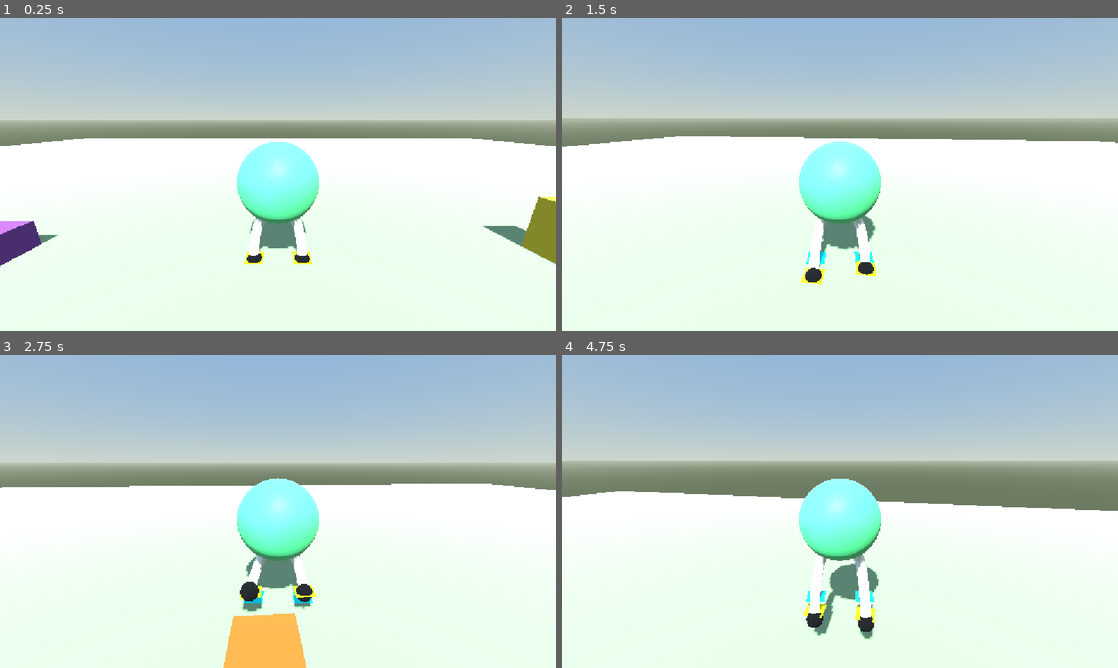
Above: before the commit, frames 1-4 (two rows, left to right).
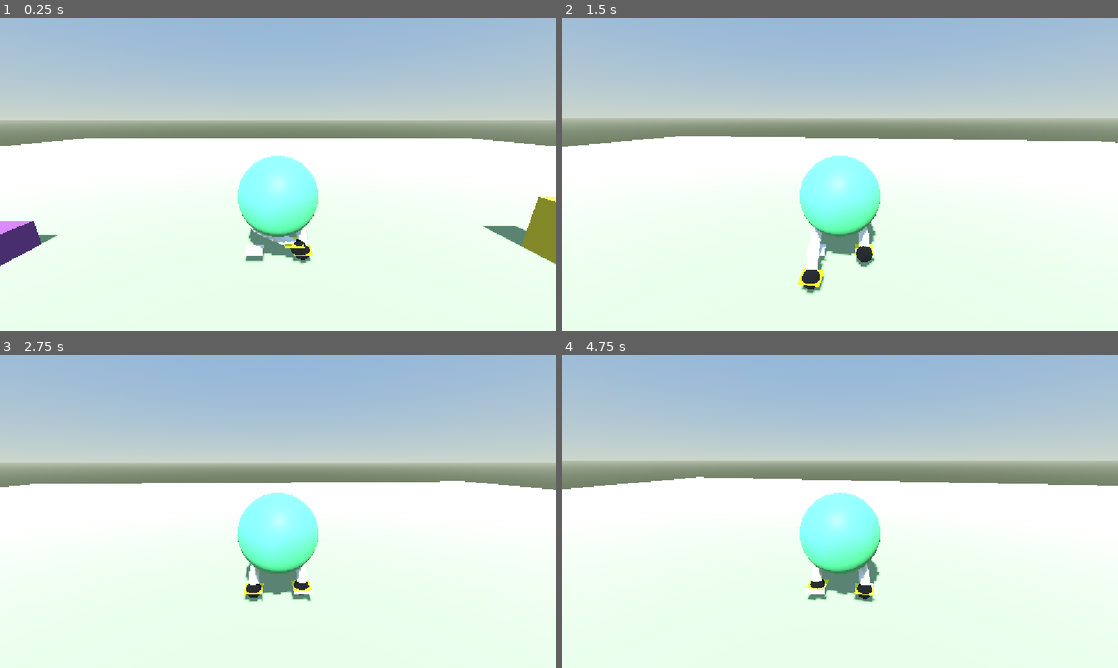
Above: after the commit, the same moments.

Repository: ar-bh/slingshot-boy
Game: Godot game, scene res://player/game.tscn
The game is run twice, just before and just after one commit, with the same random seed, the same clock (stepped at 60 frames per second) and the same inputs.
Inputs (mouse positions are in pixels of both pictures, inside the frame that each line leads up to):
- Up to frame 1 (0.25 s): no input
- Up to frame 2 (1.5 s): tap Enter at 0.5 s; move the mouse to (867, 174) at 0.52 s; hold W (move_forward) from 0.53 s (still down); tap Alt at 0.6 s; tap Space (jump, bound only before the commit) at 0.77 s; move the mouse to (812, 174) at 1.27 s; tap Shift at 1.35 s
- Up to frame 3 (2.75 s): keep holding W (move_forward); tap Space (jump, bound only before the commit) at 1.52 s; move the mouse to (289, 505) at 2.02 s; tap Alt at 2.1 s
- Up to frame 4 (4.75 s): keep holding W (move_forward); move the mouse to (834, 517) at 2.77 s; tap Shift at 2.85, 4.35 s; tap Space (jump, bound only before the commit) at 3.02, 3.77, 4.52 s; move the mouse to (878, 514) at 3.52 s; tap Alt at 3.6 s; move the mouse to (795, 508) at 4.27 s

The runs differ from the first frame. In frame 1, 3.2% of the frame differs, in the area x 42-58%, y 39-79%; in frame 2, 3.4%; in frame 3, 6.2%; in frame 4, 9.1%, in the area x 0-100%, y 38-92%.

Commit message:
procedural animation: legs go up and down and more forward

Diff:
--- a/player/leg.gd
+++ b/player/leg.gd
@@ -14,7 +14,7 @@
 var constant_pos_ref: Vector3
 var wish_pos: Vector3
 
-var distance_threshold := 1.0
+var distance_threshold := 0.5
 var _tween: Tween
 var _tween_right: Tween
 
@@ -44,31 +44,36 @@
 
 
 func _leg(leg: Node, side: float, tween: Tween) -> void:
-	var knee := Vector3(leg.get_node(^"Middle").position) + Vector3(side * bend, 0.0, 0.0)
-	_set_curve(leg, Vector3(leg.get_node(^"Beginning").position), knee, Vector3(leg.get_node(^"End").position))
-
-	if Engine.is_editor_hint():
-		return
-
-	var constant_foot: Node3D = leg.get_node(^"ConstantFoot")
-	var wish_foot: Node3D = leg.get_node(^"WishFoot")
-	var end: Node3D = leg.get_node(^"End")
-	constant_pos = constant_foot.global_position
-	wish_pos = wish_foot.global_position
-
-	end.global_position = wish_foot.global_position
-
-	if constant_pos.distance_to(wish_foot.global_position) >= distance_threshold:
-		if tween == null or not tween.is_running():
-			var from: Vector3 = wish_foot.global_position
-			tween = create_tween()
-			tween.tween_method(func(t: float) -> void:
-				wish_foot.global_position = from.lerp(constant_foot.global_position, t)
-				, 0.252, 1.0, 0.2)
-	if leg == $LeftLeg:
-		_tween = tween
-	else:
-		_tween_right = tween
+	if not Engine.is_editor_hint():
+		var constant_foot: Node3D = leg.get_node(^"ConstantFoot")
+		var wish_foot: Node3D = leg.get_node(^"WishFoot")
+		var end: Node3D = leg.get_node(^"End")
+		constant_pos = constant_foot.global_position
+		wish_pos = wish_foot.global_position
+		end.global_position = wish_foot.global_position
+		var other_busy := false
+		if leg == $LeftLeg and _tween_right != null and _tween_right.is_running():
+			other_busy = true
+		if leg == $RightLeg and _tween != null and _tween.is_running():
+			other_busy = true
+		if constant_pos.distance_to(wish_foot.global_position) >= distance_threshold and not other_busy:
+			if tween == null or not tween.is_running():
+				var from: Vector3 = wish_foot.global_position
+				tween = create_tween()
+				tween.tween_method(func(t: float) -> void:
+					var goal := constant_foot.global_position
+					var pos := from.lerp(goal, t)
+					pos.y += sin(t * PI) * 0.45
+					wish_foot.global_position = pos
+				, 0.0, 1.0, 0.2)
+		if leg == $LeftLeg:
+			_tween = tween
+		else:
+			_tween_right = tween
+	var hip := Vector3(leg.get_node(^"Beginning").position)
+	var foot := Vector3(leg.get_node(^"End").position)
+	var knee := Vector3(leg.get_node(^"Middle").position)
+	_set_curve(leg, hip, knee, foot)
 
 
 #region tube
--- a/player/slingshot_boy.tscn
+++ b/player/slingshot_boy.tscn
@@ -14,7 +14,7 @@
 
 [sub_resource type="Curve3D" id="Curve3D_bsi02"]
 _data = {
-"points": PackedVector3Array(0, 0, 0, 0, 0, 0, -0.36052638, 1.3401678, 0, 0, 0, 0, 0, 0, 0, -0.41355428, 1.2199274, 0.04013511, 0, 0, 0, 0, 0, 0, -0.46149668, 1.1039494, 0.072586335, 0, 0, 0, 0, 0, 0, -0.5043536, 0.9922341, 0.09735364, 0, 0, 0, 0, 0, 0, -0.542125, 0.88478136, 0.11443704, 0, 0, 0, 0, 0, 0, -0.57481086, 0.781591, 0.123836555, 0, 0, 0, 0, 0, 0, -0.60241127, 0.68266326, 0.12555216, 0, 0, 0, 0, 0, 0, -0.62492615, 0.587998, 0.11958387, 0, 0, 0, 0, 0, 0, -0.64235556, 0.4975952, 0.10593167, 0, 0, 0, 0, 0, 0, -0.6546995, 0.41145498, 0.084595576, 0, 0, 0, 0, 0, 0, -0.6619579, 0.32957727, 0.055575565, 0, 0, 0, 0, 0, 0, -0.66413087, 0.2519621, 0.018871665),
+"points": PackedVector3Array(0, 0, 0, 0, 0, 0, -0.277, 1.488, -0.19743726, 0, 0, 0, 0, 0, 0, -0.35186315, 1.4582776, -0.09512819, 0, 0, 0, 0, 0, 0, -0.4187924, 1.4120262, -0.00934803, 0, 0, 0, 0, 0, 0, -0.47778773, 1.3492459, 0.059903193, 0, 0, 0, 0, 0, 0, -0.52884924, 1.2699367, 0.112625495, 0, 0, 0, 0, 0, 0, -0.57197684, 1.1740986, 0.14881885, 0, 0, 0, 0, 0, 0, -0.6071706, 1.0617313, 0.1684833, 0, 0, 0, 0, 0, 0, -0.6344304, 0.93283534, 0.17161883, 0, 0, 0, 0, 0, 0, -0.65375626, 0.7874104, 0.15822542, 0, 0, 0, 0, 0, 0, -0.6651484, 0.6254566, 0.1283031, 0, 0, 0, 0, 0, 0, -0.6686066, 0.4469738, 0.08185184, 0, 0, 0, 0, 0, 0, -0.66413087, 0.2519621, 0.018871665),
 "tilts": PackedFloat32Array(0, 0, 0, 0, 0, 0, 0, 0, 0, 0, 0, 0)
 }
 point_count = 12
@@ -22,7 +22,6 @@
 [sub_resource type="StandardMaterial3D" id="StandardMaterial3D_u8yam"]
 
 [sub_resource type="StandardMaterial3D" id="StandardMaterial3D_wqx6k"]
-albedo_color = Color(0, 1, 1, 1)
 
 [sub_resource type="PlaneMesh" id="PlaneMesh_mn11d"]
 material = SubResource("StandardMaterial3D_wqx6k")
@@ -37,7 +36,7 @@
 
 [sub_resource type="Curve3D" id="Curve3D_right"]
 _data = {
-"points": PackedVector3Array(0, 0, 0, 0, 0, 0, 0.27746797, 1.4884853, 0, 0, 0, 0, 0, 0, 0, 0.35265782, 1.3300477, 0.04013511, 0, 0, 0, 0, 0, 0, 0.41962424, 1.180864, 0.072586335, 0, 0, 0, 0, 0, 0, 0.47836712, 1.0409338, 0.09735364, 0, 0, 0, 0, 0, 0, 0.5288866, 0.91025764, 0.11443704, 0, 0, 0, 0, 0, 0, 0.57118255, 0.7888353, 0.123836555, 0, 0, 0, 0, 0, 0, 0.60525507, 0.67666674, 0.12555216, 0, 0, 0, 0, 0, 0, 0.631104, 0.57375205, 0.11958387, 0, 0, 0, 0, 0, 0, 0.64872956, 0.4800911, 0.10593167, 0, 0, 0, 0, 0, 0, 0.6581316, 0.395684, 0.084595576, 0, 0, 0, 0, 0, 0, 0.65931016, 0.3205307, 0.055575565, 0, 0, 0, 0, 0, 0, 0.65226525, 0.25463125, 0.018871665),
+"points": PackedVector3Array(0, 0, 0, 0, 0, 0, 0.27746797, 1.4884853, -0.19743726, 0, 0, 0, 0, 0, 0, 0.35120985, 1.4589615, -0.09512819, 0, 0, 0, 0, 0, 0, 0.41701785, 1.4129086, -0.00934803, 0, 0, 0, 0, 0, 0, 0.474892, 1.3503268, 0.059903193, 0, 0, 0, 0, 0, 0, 0.52483225, 1.2712162, 0.112625495, 0, 0, 0, 0, 0, 0, 0.5668386, 1.1755764, 0.14881885, 0, 0, 0, 0, 0, 0, 0.6009111, 1.0634079, 0.1684833, 0, 0, 0, 0, 0, 0, 0.6270497, 0.93471044, 0.17161883, 0, 0, 0, 0, 0, 0, 0.6452544, 0.789484, 0.15822542, 0, 0, 0, 0, 0, 0, 0.6555252, 0.6277287, 0.1283031, 0, 0, 0, 0, 0, 0, 0.6578622, 0.44944444, 0.08185184, 0, 0, 0, 0, 0, 0, 0.65226525, 0.25463125, 0.018871665),
 "tilts": PackedFloat32Array(0, 0, 0, 0, 0, 0, 0, 0, 0, 0, 0, 0)
 }
 point_count = 12
@@ -53,22 +52,22 @@
 script = ExtResource("1_bsi02")
 
 [node name="SlingshotMesh" parent="." unique_id=528869564 instance=ExtResource("2_ekwqv")]
-transform = Transform3D(1, 0, 0, 0, 1, 0, 0, 0, 1, 0, 2.2018938, 0)
+transform = Transform3D(1, 0, 0, 0, 1, 0, 0, 0, 1, 0, 1.8518938, 0)
 
 [node name="Legs" type="Node3D" parent="SlingshotMesh" unique_id=348531887]
 script = ExtResource("3_ekwqv")
 
 [node name="LeftLeg" type="Node3D" parent="SlingshotMesh/Legs" unique_id=2119698638]
-transform = Transform3D(1, 0, 0, 0, 1, 0, 0, 0, 1, 0, -2.2018938, 0)
+transform = Transform3D(1, 0, 0, 0, 1, 0, 0, 0, 1, 0, -1.8518938, 0)
 
 [node name="Beginning" type="Marker3D" parent="SlingshotMesh/Legs/LeftLeg" unique_id=1809003582]
-transform = Transform3D(1, 0, 0, 0, 1, 0, 0, 0, 1, -0.36052638, 1.3401678, 0)
+transform = Transform3D(1, 0, 0, 0, 1, 0, 0, 0, 1, -0.277, 1.138, -0.19743726)
 
 [node name="Middle" type="Marker3D" parent="SlingshotMesh/Legs/LeftLeg" unique_id=1741558153]
-transform = Transform3D(1, 0, 0, 0, 1, 0, 0, 0, 1, -0.46924675, 0.7315943, 0.12565485)
+transform = Transform3D(1, 0, 0, 0, 1, 0, 0, 0, 1, -0.59056544, 0.876, 0.1607172)
 
 [node name="End" type="Marker3D" parent="SlingshotMesh/Legs/LeftLeg" unique_id=1534178918]
-transform = Transform3D(1, 0, 0, 0, 1, 0, 0, 0, 1, -0.66413087, 0.2519621, 0.018871665)
+transform = Transform3D(1, 0, 0, 0, 1, 0, 0, 0, 1, -0.66413087, 0.26, 0.018871665)
 
 [node name="Shoe" type="MeshInstance3D" parent="SlingshotMesh/Legs/LeftLeg/End" unique_id=1028564338]
 transform = Transform3D(3, 0, 0, 0, 3, 0, 0, 0, 3, 0, -0.04, -0.008033868)
@@ -94,29 +93,28 @@
 material = SubResource("StandardMaterial3D_u8yam")
 
 [node name="ConstantFoot" type="Marker3D" parent="SlingshotMesh/Legs/LeftLeg" unique_id=128025847]
-transform = Transform3D(1, 0, 0, 0, 1, 0, 0, 0, 1, -0.664, 0, 0.019)
+transform = Transform3D(1, 0, 0, 0, 1, 0, 0, 0, 1, -0.664, 0.26, 0.019)
 
 [node name="MeshInstance3D" type="MeshInstance3D" parent="SlingshotMesh/Legs/LeftLeg/ConstantFoot" unique_id=43787331]
 mesh = SubResource("PlaneMesh_mn11d")
 
 [node name="WishFoot" type="Marker3D" parent="SlingshotMesh/Legs/LeftLeg" unique_id=1530543633]
-transform = Transform3D(1, 0, 0, 0, 1, 0, 0, 0, 1, -0.664, 0, 0.019)
-top_level = true
+transform = Transform3D(1, 0, 0, 0, 1, 0, 0, 0, 1, -0.664, 0.26, 0.019)
 
 [node name="MeshInstance3D" type="MeshInstance3D" parent="SlingshotMesh/Legs/LeftLeg/WishFoot" unique_id=120050838]
 mesh = SubResource("PlaneMesh_frde1")
 
 [node name="RightLeg" type="Node3D" parent="SlingshotMesh/Legs" unique_id=2049113970]
-transform = Transform3D(1, 0, 0, 0, 1, 0, 0, 0, 1, 0, -2.2018938, 0)
+transform = Transform3D(1, 0, 0, 0, 1, 0, 0, 0, 1, 0, -1.8518938, 0)
 
 [node name="Beginning" type="Marker3D" parent="SlingshotMesh/Legs/RightLeg" unique_id=913969687]
-transform = Transform3D(1, 0, 0, 0, 1, 0, 0, 0, 1, 0.27746797, 1.4884853, 0)
+transform = Transform3D(1, 0, 0, 0, 1, 0, 0, 0, 1, 0.27746797, 1.1384853, -0.19743726)
 
 [node name="Middle" type="Marker3D" parent="SlingshotMesh/Legs/RightLeg" unique_id=459338931]
-transform = Transform3D(1, 0, 0, 0, 1, 0, 0, 0, 1, 0.46924675, 0.7315943, 0.12565485)
+transform = Transform3D(1, 0, 0, 0, 1, 0, 0, 0, 1, 0.5848666, 0.877, 0.1607172)
 
 [node name="End" type="Marker3D" parent="SlingshotMesh/Legs/RightLeg" unique_id=719411503]
-transform = Transform3D(1, 0, 0, 0, 1, 0, 0, 0, 1, 0.65226525, 0.25463125, 0.018871665)
+transform = Transform3D(1, 0, 0, 0, 1, 0, 0, 0, 1, 0.65226525, 0.26, 0.018871665)
 
 [node name="Shoe" type="MeshInstance3D" parent="SlingshotMesh/Legs/RightLeg/End" unique_id=14654438]
 transform = Transform3D(3, 0, 0, 0, 3, 0, 0, 0, 3, 0, -0.04, -0.008033868)
@@ -142,14 +140,13 @@
 material = SubResource("StandardMaterial3D_u8yam")
 
 [node name="ConstantFoot" type="Marker3D" parent="SlingshotMesh/Legs/RightLeg" unique_id=1793795632]
-transform = Transform3D(1, 0, 0, 0, 1, 0, 0, 0, 1, 0.652, 0, 0.019)
+transform = Transform3D(1, 0, 0, 0, 1, 0, 0, 0, 1, 0.652, 0.26, 0.019)
 
 [node name="MeshInstance3D" type="MeshInstance3D" parent="SlingshotMesh/Legs/RightLeg/ConstantFoot" unique_id=1319875497]
 mesh = SubResource("PlaneMesh_mn11d")
 
 [node name="WishFoot" type="Marker3D" parent="SlingshotMesh/Legs/RightLeg" unique_id=912529900]
-transform = Transform3D(1, 0, 0, 0, 1, 0, 0, 0, 1, 0.652, 0, 0.019)
-top_level = true
+transform = Transform3D(1, 0, 0, 0, 1, 0, 0, 0, 1, 0.652, 0.26, 0.019)
 
 [node name="MeshInstance3D" type="MeshInstance3D" parent="SlingshotMesh/Legs/RightLeg/WishFoot" unique_id=289786424]
 mesh = SubResource("PlaneMesh_frde1")
--- a/project.godot
+++ b/project.godot
@@ -47,8 +47,7 @@
 }
 jump={
 "deadzone": 0.2,
-"events": [Object(InputEventKey,"resource_local_to_scene":false,"resource_name":"","device":-1,"window_id":0,"alt_pressed":false,"shift_pressed":false,"ctrl_pressed":false,"meta_pressed":false,"pressed":false,"keycode":0,"physical_keycode":32,"key_label":0,"unicode":32,"location":0,"echo":false,"script":null)
-]
+"events": []
 }
 
 [physics]
